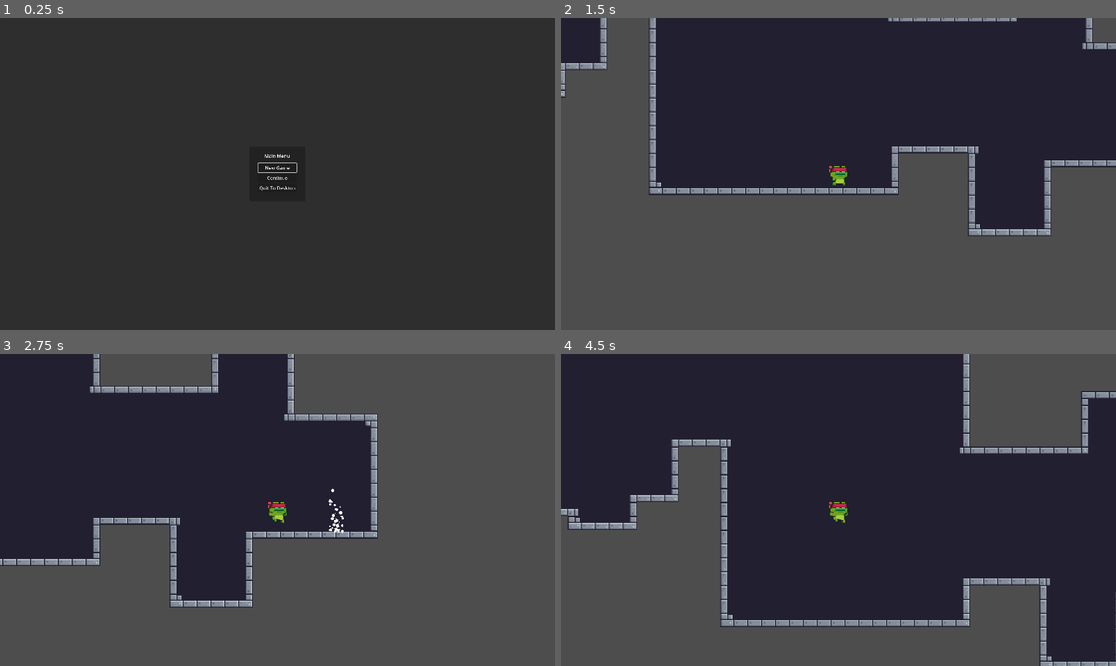
Above: before the commit, frames 1-4 (two rows, left to right).
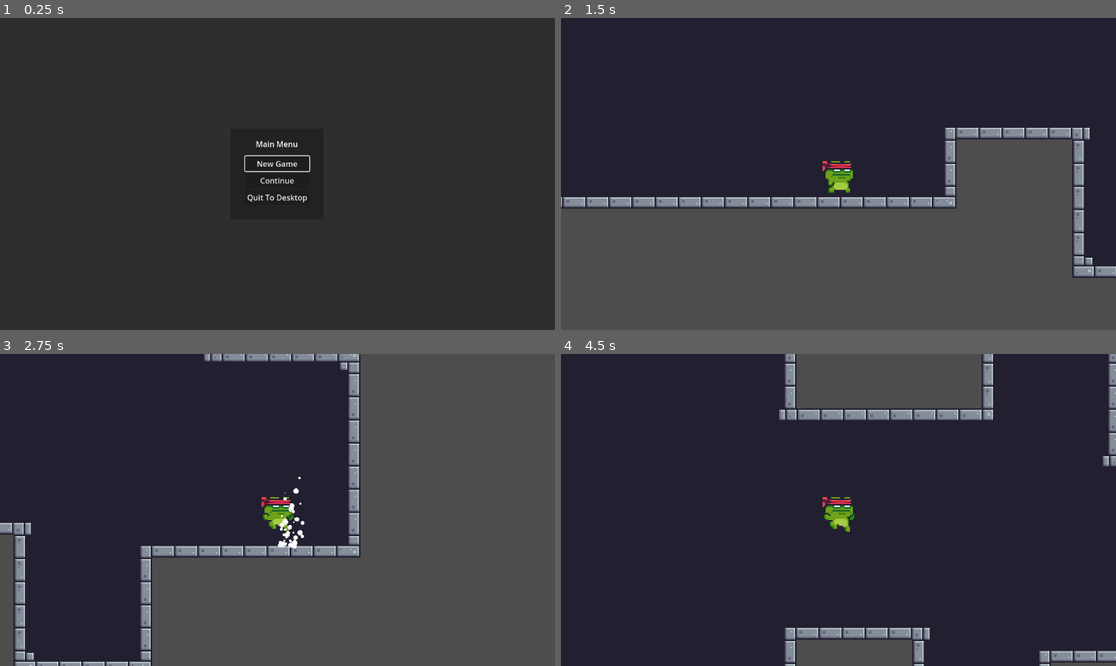
Above: after the commit, the same moments.

Repository: TuinderJ/2d_platformer
Game: Godot game, scene res://world.tscn
Same seed, same stepped clock (60 frames per second), same inputs: the game is played once before the commit and once after it.
Inputs (mouse positions are in pixels of both pictures, inside the frame that each line leads up to):
- Up to frame 1 (0.25 s): no input
- Up to frame 2 (1.5 s): click "New Game" at 0.5 s; move the mouse to (960, 158) at 1.27 s; hold Right (move_right) from 1.28 s (still down); hold Shift (sprint) from 1.28 s (still down)
- Up to frame 3 (2.75 s): keep holding Right (move_right); tap W (jump) at 1.52, 1.55, 1.82, 2.1, 2.27, 2.57 s; move the mouse to (166, 525) at 2.02 s; release Shift (sprint) at 2.03 s; tap Shift (sprint) at 2.3 s
- Up to frame 4 (4.5 s): move the mouse to (894, 441) at 2.77 s; release Right (move_right) at 2.78 s; hold Left (move_left) 2.78-3.53 s; hold Shift (sprint) 2.78-3.53 s; tap W (jump) at 3.05, 3.77, 4.07 s; move the mouse to (810, 572) at 3.52 s; hold Right (move_right) from 3.53 s (still down); tap Shift (sprint) at 3.6 s; move the mouse to (1005, 556) at 4.27 s; hold W (jump) from 4.28 s (still down)

The runs differ from the first frame. In frame 1, 0.5% of the frame differs, in the area x 43-56%, y 39-60%; in frame 2, 24%; in frame 3, 23%; in frame 4, 41%, in the area x 0-100%, y 0-100%.

Commit message:
made some changes

Diff:
--- a/entities/player.tscn
+++ b/entities/player.tscn
@@ -335,8 +335,9 @@
 
 [node name="Player" type="CharacterBody2D"]
 position = Vector2(0, -16)
+collision_layer = 3
 script = ExtResource("1_e7dm1")
-sprint_speed_modifier = 1.5
+max_wall_jumps = 2
 
 [node name="Sprite2D" type="Sprite2D" parent="."]
 texture = ExtResource("2_hyouk")
--- a/objects/box_1.tscn
+++ /dev/null
@@ -1,13 +0,0 @@
-[gd_scene load_steps=3 format=3 uid="uid://btba74mjrwkdr"]
-
-[ext_resource type="Texture2D" uid="uid://xxm5e0bks0oy" path="res://assets/Items/Boxes/Box1/Idle.png" id="1_xyhfv"]
-
-[sub_resource type="RectangleShape2D" id="RectangleShape2D_j6e5f"]
-
-[node name="Box1" type="StaticBody2D"]
-
-[node name="Sprite2D" type="Sprite2D" parent="."]
-texture = ExtResource("1_xyhfv")
-
-[node name="CollisionShape2D" type="CollisionShape2D" parent="."]
-shape = SubResource("RectangleShape2D_j6e5f")
--- /dev/null
+++ b/objects/breakable_object.gd
@@ -0,0 +1,27 @@
+extends StaticBody2D
+
+class_name BreakableObject
+
+@onready var animation_player: AnimationPlayer = $AnimationPlayer
+
+@export var health := 1
+
+# Called when the node enters the scene tree for the first time.
+func _ready() -> void:
+	pass # Replace with function body.
+
+
+# Called every frame. 'delta' is the elapsed time since the previous frame.
+func _process(delta: float) -> void:
+	pass
+
+
+func take_damage() -> void:
+	if health <= 0:
+		return
+	health -= 1
+	if health > 0:
+		animation_player.play("hit")
+	else:
+		animation_player.play("break")
+	print(health)
--- a/objects/finish_trophy.tscn
+++ b/objects/finish_trophy.tscn
@@ -6,6 +6,74 @@
 
 [sub_resource type="RectangleShape2D" id="RectangleShape2D_yos3i"]
 size = Vector2(32, 42)
+
+[sub_resource type="Animation" id="Animation_iymhe"]
+length = 0.001
+tracks/0/type = "value"
+tracks/0/imported = false
+tracks/0/enabled = true
+tracks/0/path = NodePath(".:frame")
+tracks/0/interp = 1
+tracks/0/loop_wrap = true
+tracks/0/keys = {
+"times": PackedFloat32Array(0),
+"transitions": PackedFloat32Array(1),
+"update": 1,
+"values": [0]
+}
+tracks/1/type = "value"
+tracks/1/imported = false
+tracks/1/enabled = true
+tracks/1/path = NodePath(".:hframes")
+tracks/1/interp = 1
+tracks/1/loop_wrap = true
+tracks/1/keys = {
+"times": PackedFloat32Array(0),
+"transitions": PackedFloat32Array(1),
+"update": 1,
+"values": [1]
+}
+
+[sub_resource type="Animation" id="Animation_hdbhp"]
+resource_name = "default"
+length = 0.05
+step = 0.05
+tracks/0/type = "value"
+tracks/0/imported = false
+tracks/0/enabled = true
+tracks/0/path = NodePath(".:texture")
+tracks/0/interp = 1
+tracks/0/loop_wrap = true
+tracks/0/keys = {
+"times": PackedFloat32Array(0),
+"transitions": PackedFloat32Array(1),
+"update": 1,
+"values": [ExtResource("1_pmg8o")]
+}
+tracks/1/type = "value"
+tracks/1/imported = false
+tracks/1/enabled = true
+tracks/1/path = NodePath(".:hframes")
+tracks/1/interp = 1
+tracks/1/loop_wrap = true
+tracks/1/keys = {
+"times": PackedFloat32Array(0),
+"transitions": PackedFloat32Array(1),
+"update": 1,
+"values": [1]
+}
+tracks/2/type = "value"
+tracks/2/imported = false
+tracks/2/enabled = true
+tracks/2/path = NodePath(".:frame")
+tracks/2/interp = 1
+tracks/2/loop_wrap = true
+tracks/2/keys = {
+"times": PackedFloat32Array(0),
+"transitions": PackedFloat32Array(1),
+"update": 1,
+"values": [0]
+}
 
 [sub_resource type="Animation" id="Animation_s0tyf"]
 resource_name = "pressed"
@@ -49,74 +117,6 @@
 "values": [0, 1, 2, 3, 4, 5, 6, 7]
 }
 
-[sub_resource type="Animation" id="Animation_hdbhp"]
-resource_name = "default"
-length = 0.05
-step = 0.05
-tracks/0/type = "value"
-tracks/0/imported = false
-tracks/0/enabled = true
-tracks/0/path = NodePath(".:texture")
-tracks/0/interp = 1
-tracks/0/loop_wrap = true
-tracks/0/keys = {
-"times": PackedFloat32Array(0),
-"transitions": PackedFloat32Array(1),
-"update": 1,
-"values": [ExtResource("1_pmg8o")]
-}
-tracks/1/type = "value"
-tracks/1/imported = false
-tracks/1/enabled = true
-tracks/1/path = NodePath(".:hframes")
-tracks/1/interp = 1
-tracks/1/loop_wrap = true
-tracks/1/keys = {
-"times": PackedFloat32Array(0),
-"transitions": PackedFloat32Array(1),
-"update": 1,
-"values": [1]
-}
-tracks/2/type = "value"
-tracks/2/imported = false
-tracks/2/enabled = true
-tracks/2/path = NodePath(".:frame")
-tracks/2/interp = 1
-tracks/2/loop_wrap = true
-tracks/2/keys = {
-"times": PackedFloat32Array(0),
-"transitions": PackedFloat32Array(1),
-"update": 1,
-"values": [0]
-}
-
-[sub_resource type="Animation" id="Animation_iymhe"]
-length = 0.001
-tracks/0/type = "value"
-tracks/0/imported = false
-tracks/0/enabled = true
-tracks/0/path = NodePath(".:frame")
-tracks/0/interp = 1
-tracks/0/loop_wrap = true
-tracks/0/keys = {
-"times": PackedFloat32Array(0),
-"transitions": PackedFloat32Array(1),
-"update": 1,
-"values": [0]
-}
-tracks/1/type = "value"
-tracks/1/imported = false
-tracks/1/enabled = true
-tracks/1/path = NodePath(".:hframes")
-tracks/1/interp = 1
-tracks/1/loop_wrap = true
-tracks/1/keys = {
-"times": PackedFloat32Array(0),
-"transitions": PackedFloat32Array(1),
-"update": 1,
-"values": [1]
-}
-
 [sub_resource type="AnimationLibrary" id="AnimationLibrary_vxkh1"]
 _data = {
 "RESET": SubResource("Animation_iymhe"),
--- a/project.godot
+++ b/project.godot
@@ -17,8 +17,6 @@
 
 [display]
 
-window/size/viewport_width=1920
-window/size/viewport_height=1080
 window/size/always_on_top=true
 
 [input]
@@ -99,6 +97,10 @@
 ]
 }
 
+[layer_names]
+
+2d_physics/layer_2="Player"
+
 [rendering]
 
 textures/canvas_textures/default_texture_filter=0
--- a/test.tscn
+++ b/test.tscn
@@ -582,10 +582,10 @@
 layer_0/tile_data = PackedInt32Array(393231, 65536, 5, 327695, 65536, 5, 262159, 65536, 5, 196623, 196608, 5, 131087, 1 …(5383 unchanged characters)…
 
 [node name="Player" parent="." instance=ExtResource("3_57x15")]
-position = Vector2(32, 64)
+position = Vector2(24, 88)
 
 [node name="FinishTrophy" parent="." instance=ExtResource("4_fpx5k")]
 position = Vector2(416, 120)
 
-[node name="Box1" parent="." instance=ExtResource("5_uaqo1")]
-position = Vector2(72, 96)
+[node name="Box1" parent="." instance=ExtResource("5_75o51")]
+position = Vector2(56, 96)
--- /dev/null
+++ b/utilities/hurt_box.gd
@@ -0,0 +1,13 @@
+extends Area2D
+
+
+# Called when the node enters the scene tree for the first time.
+func _ready() -> void:
+	pass # Replace with function body.
+
+
+func _on_body_entered(body: Node2D) -> void:
+	if not body is Player:
+		return
+
+	get_parent().take_damage()
Not shown: 1 places in test.tscn that only renumber resources
